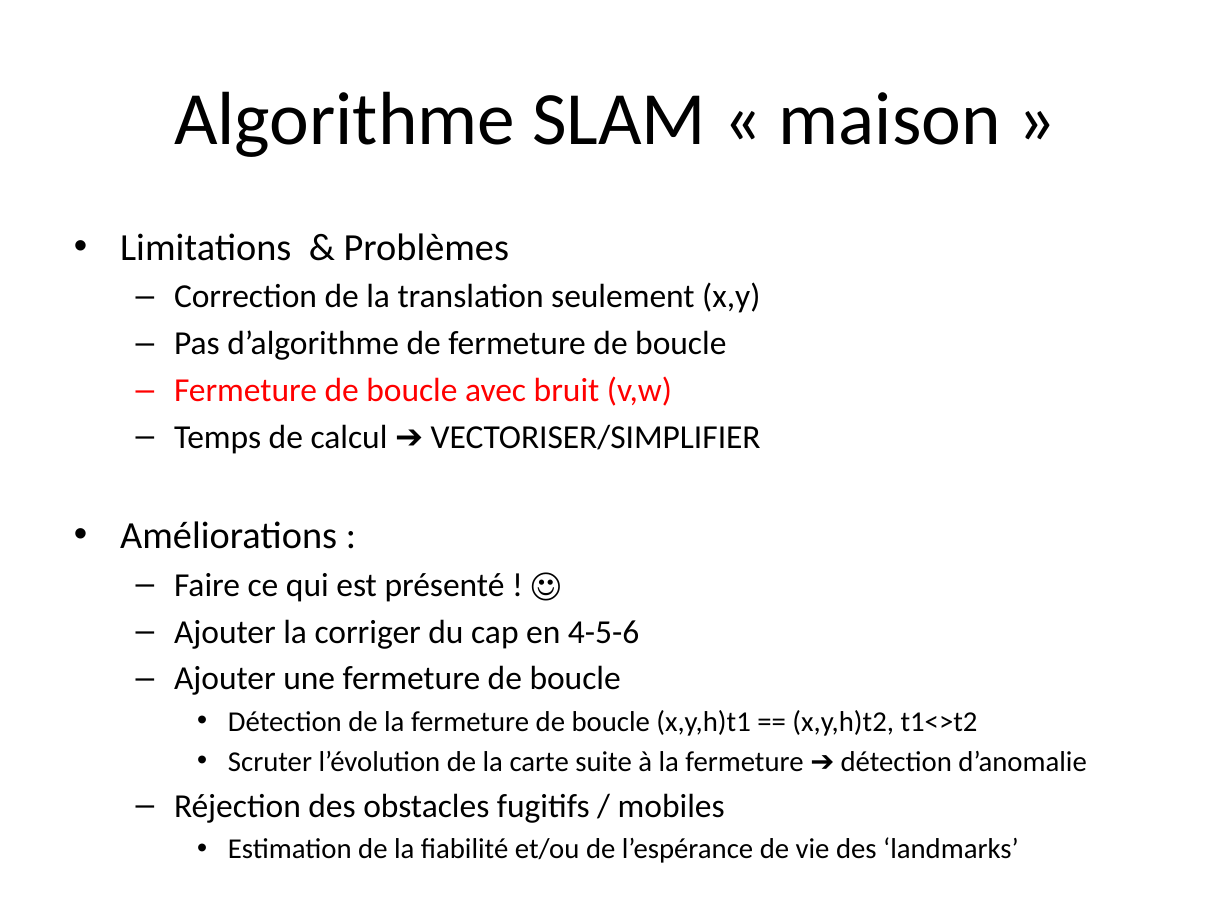
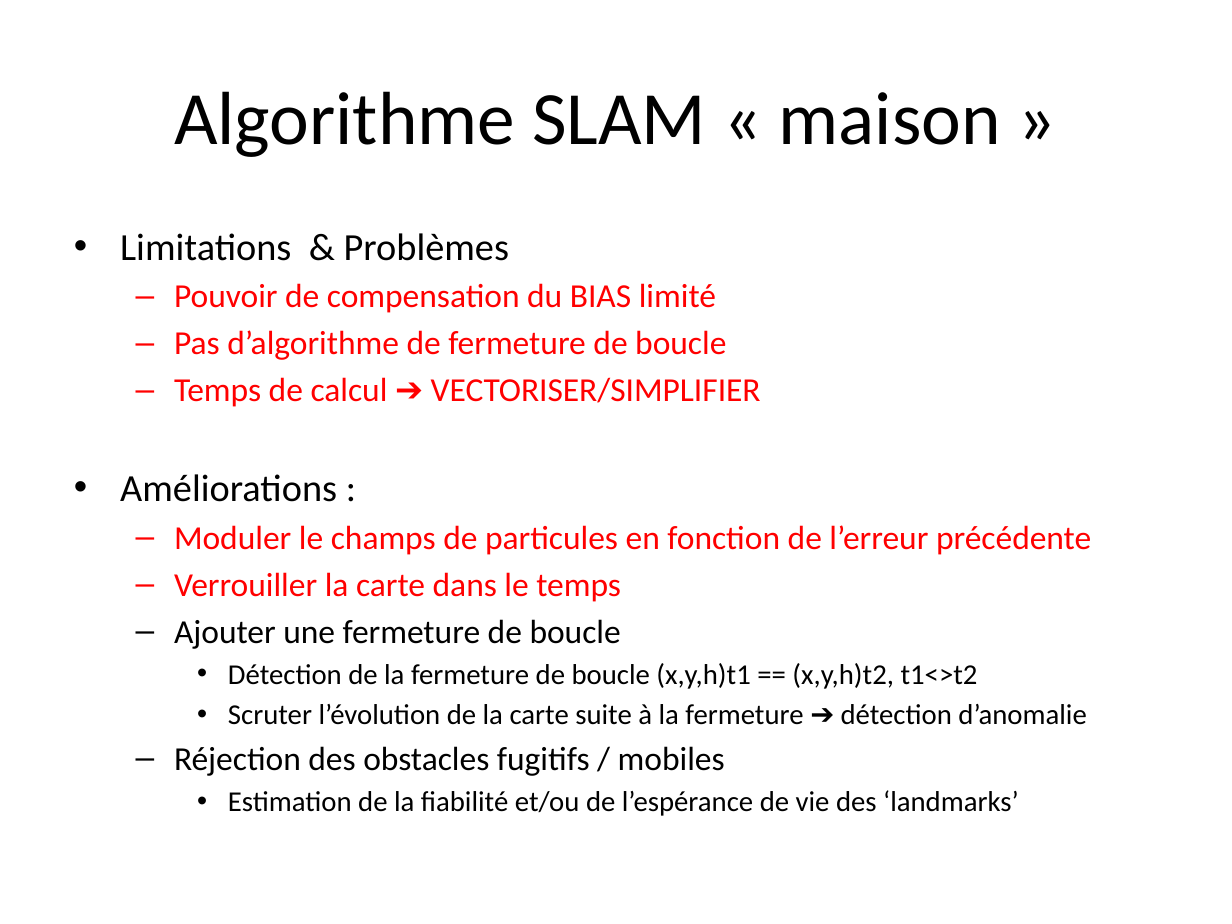
Before and after one commit to pat92fr/Carre92-2020, a slide deck: slide 24 of 60 - Simulator/session SLAM v0.05.pptx (slide 22 before the commit). Drawn at 1232x924 pixels with LibreOffice and Linux fonts; fonts in the diff are those of the drawing. Boxes give left, top, right and bottom in pixels: in the first picture for what was removed or moved away, otherwise in the second. Text is boxed around its words. In the diff, an @@ line names an element or a change of style, - is before the commit and + after.

Commit message:
PR with noise and bias but failure at 5th turn

```diff
--- a/60 - Simulator/session SLAM v0.05.pptx
+++ b/60 - Simulator/session SLAM v0.05.pptx
@@ text at [174, 283, 716, 313]: text changed; text colour #000000 to #FF0000 @@
-  – Correction de la translation seulement (x,y)
+  – Pouvoir de compensation du BIAS limité
@@ text at [174, 330, 761, 407]: text colour #000000 to #FF0000 in "Pas d’algorithme de fermeture de boucle", "Temps de calcul ➔ VECTORISER/SIMPLIFIER" @@
@@ text at [174, 376, 672, 406]: paragraph removed @@
-  – Fermeture de boucle avec bruit (v,w)
@@ text at [174, 525, 1091, 602]: text changed; text colour #000000 to #FF0000 @@
-  – Faire ce qui est présenté ! ☺
-  – Ajouter la corriger du cap en 4-5-6
+  – Moduler le champs de particules en fonction de l’erreur précédente
+  – Verrouiller la carte dans le temps
```
Also in this commit, not shown: 2 other slides changed, 2 slides added, 4 other files.
